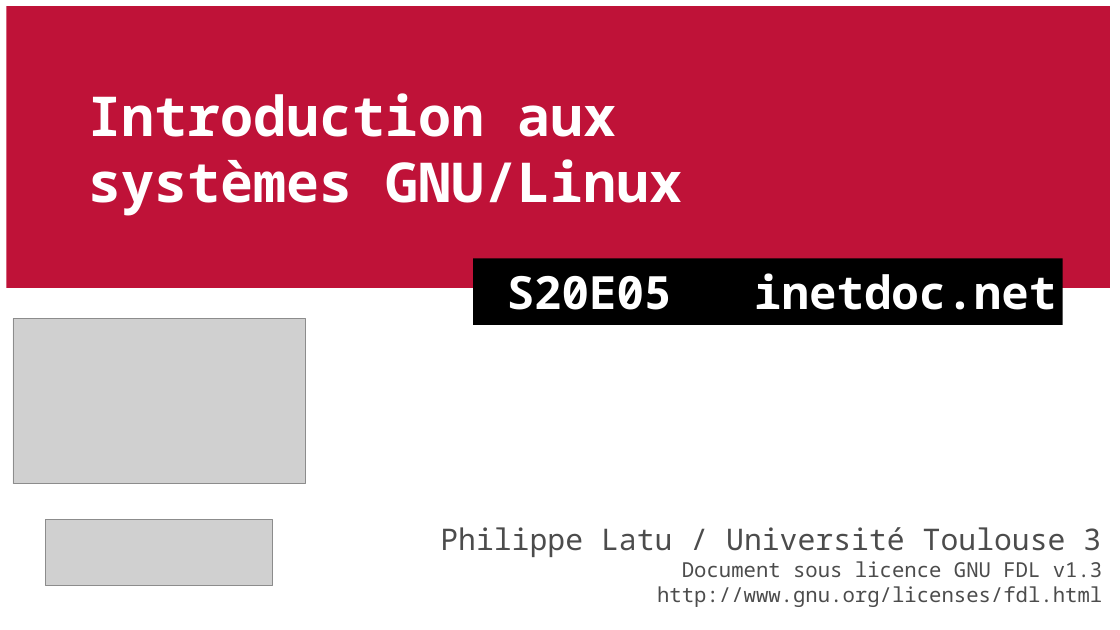
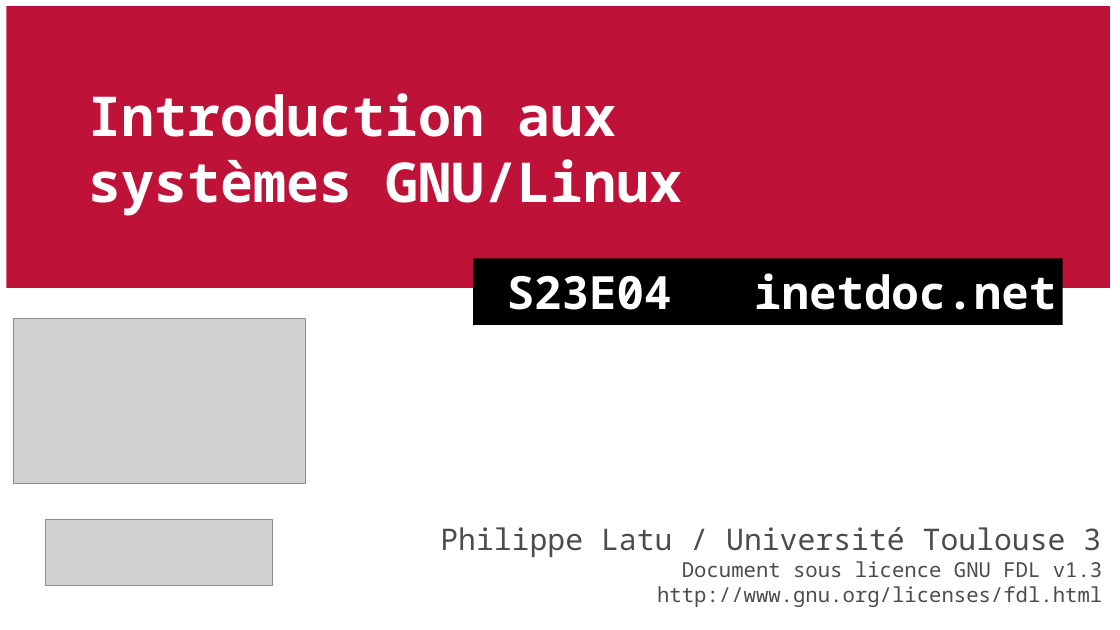
Before and after one commit to platu/inetdoc, a slide deck: slide 1 of presentations/sysadm-base-5/sysadm-base-5.odp. Drawn at 1120x630 pixels with LibreOffice and Linux fonts; fonts in the diff are those of the drawing; grey boxes stand for pictures. Boxes give left, top, right and bottom in pixels: in the first picture for what was removed or moved away, otherwise in the second. Text is boxed around its words. In the diff, an @@ line names an element or a change of style, - is before the commit and + after.

```diff
--- a/presentations/sysadm-base-5/sysadm-base-5.odp
+++ b/presentations/sysadm-base-5/sysadm-base-5.odp
@@ text in rectangle at (507,273,1056,310): text changed @@
-S20E05 inetdoc.net
+S23E04 inetdoc.net
```
Also in this commit, not shown: 12 other slides changed, 1 other file.
